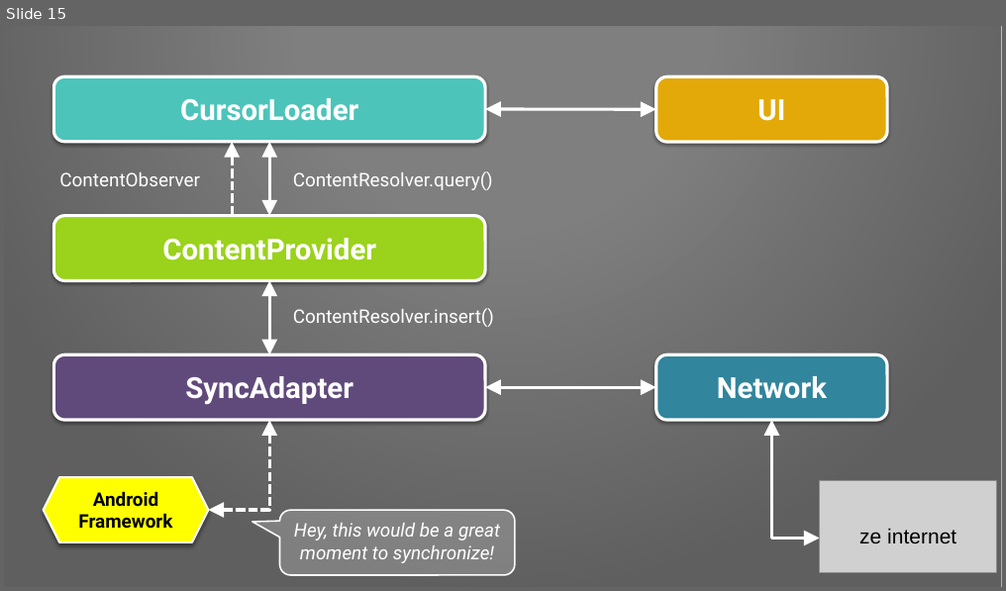
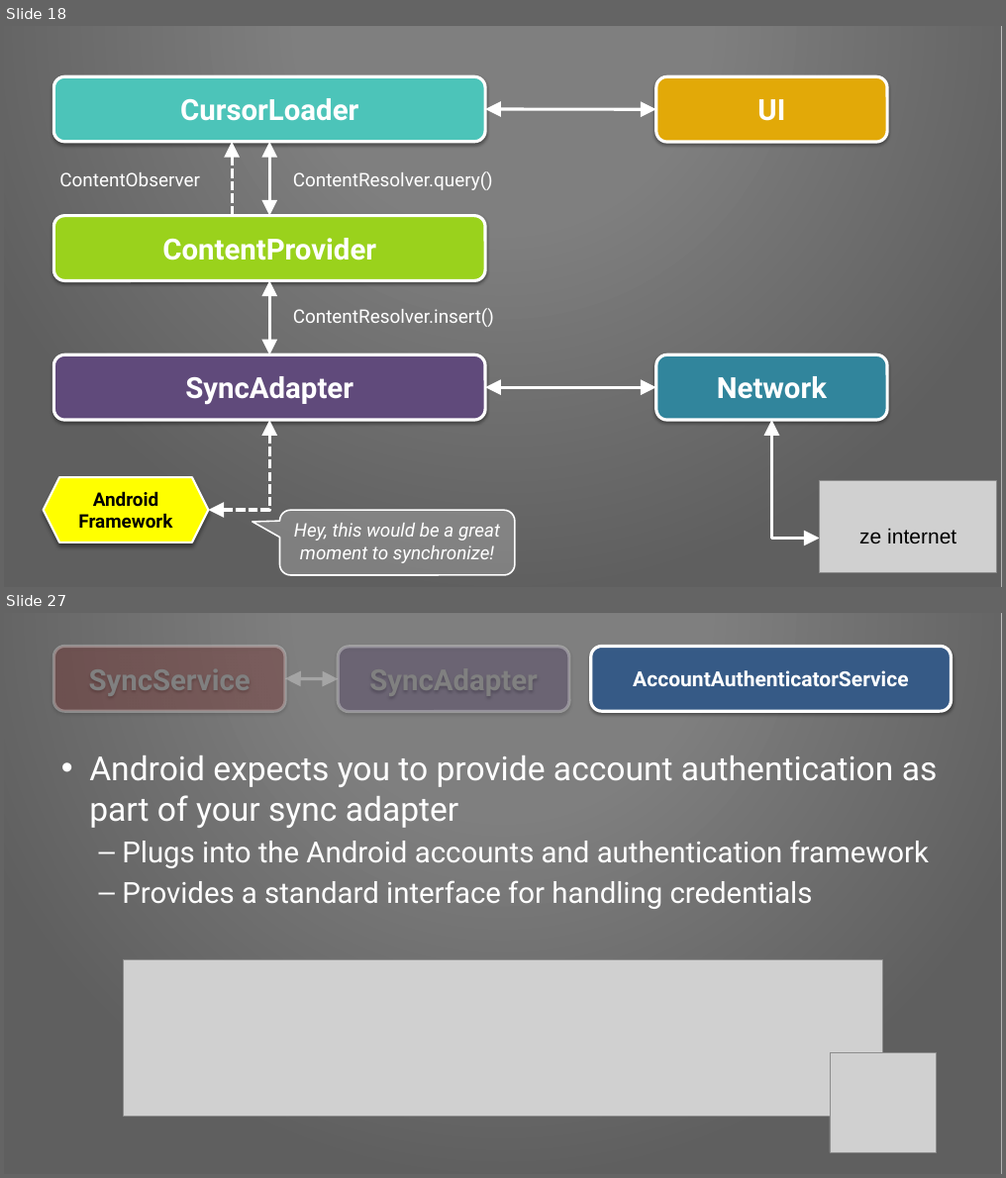
Before and after one commit to Pixplicity/sync-demo, a slide deck: I've been doing some syncing.pptx. Shown one above the other, each under a label of ours: slide 15 before the commit, slides 18 and 27 after it; the slides between them are not shown. The pictures are 1006x591 and 1006x1178 pixels, drawn with LibreOffice and Linux fonts; fonts in the diff are those of the drawing; grey boxes stand for pictures; background and template pictures are left out. Boxes give left, top, right and bottom in pixels: in the first picture for what was removed or moved away, otherwise in the second. Text is boxed around its words. In the diff, an @@ line names an element or a change of style, - is before the commit and + after.

Commit message:
extended on AccountAuthenticator and service, and many other improvements

```diff
--- a/I've been doing some syncing.pptx
+++ b/I've been doing some syncing.pptx
@@ slide 27 added at bbox=[4, 613, 1002, 1174], background picture (left out); not listed: 1 template element that a slide beside it also shows @@
@@ rounded rectangle added at bbox=[54, 646, 285, 711], fill #953735 at 30% opacity, outline #FFFFFF 3 pt, 28 pt, text #808080, bold @@
+SyncService
@@ rounded rectangle added at bbox=[338, 647, 569, 712], fill #604A7B at 30% opacity, outline #FFFFFF 3 pt, 28 pt, text #808080, bold @@
+SyncAdapter
@@ rounded rectangle added at bbox=[591, 646, 951, 711], fill #365A86, outline #FFFFFF 3 pt, 20 pt, text #FFFFFF, bold @@
+AccountAuthenticatorService
@@ double arrow added from (285, 679) to (338, 679), #FFFFFF 3 pt @@
@@ text added at bbox=[89, 756, 938, 909], 28 pt, text #FFFFFF @@
+• Android expects you to provide account authentication as part of your sync adapter
+  – Plugs into the Android accounts and authentication framework
+  – Provides a standard interface for handling credentials
@@ picture added at bbox=[123, 960, 883, 1116] @@
@@ picture added at bbox=[830, 1054, 936, 1153] @@
@@ what was slide 15 is now slide 18 @@
```
Also in this commit, not shown: 15 slides changed, 15 other slides added, 4 slides removed.
